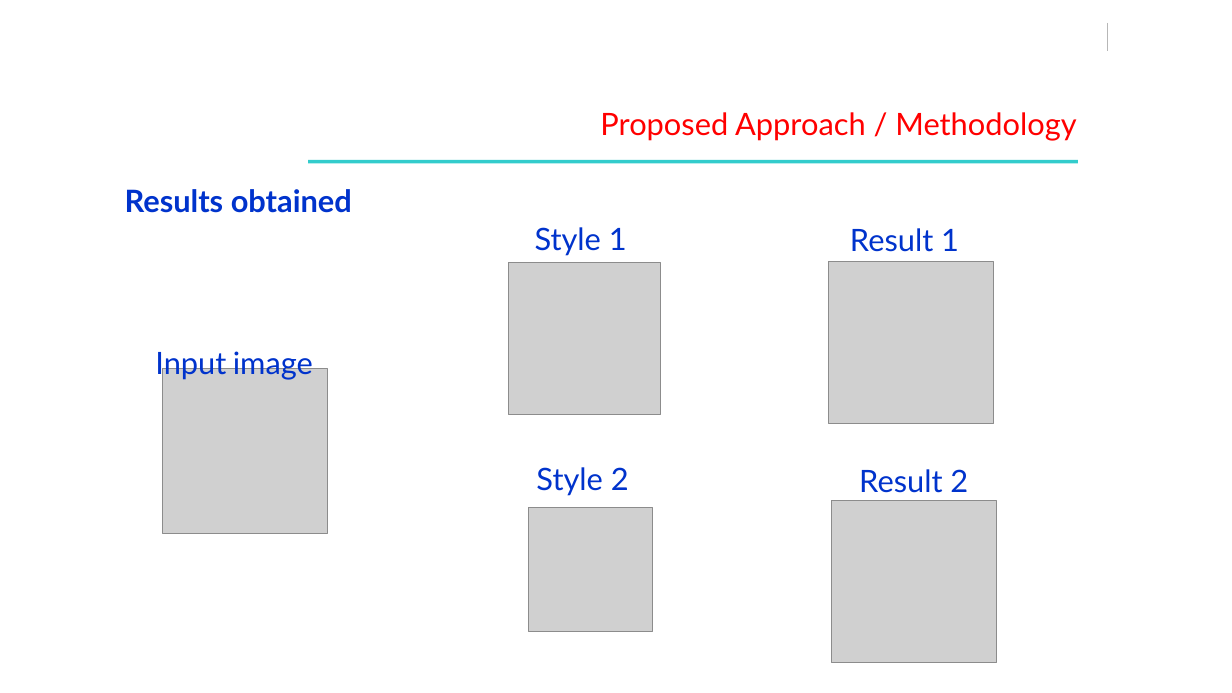
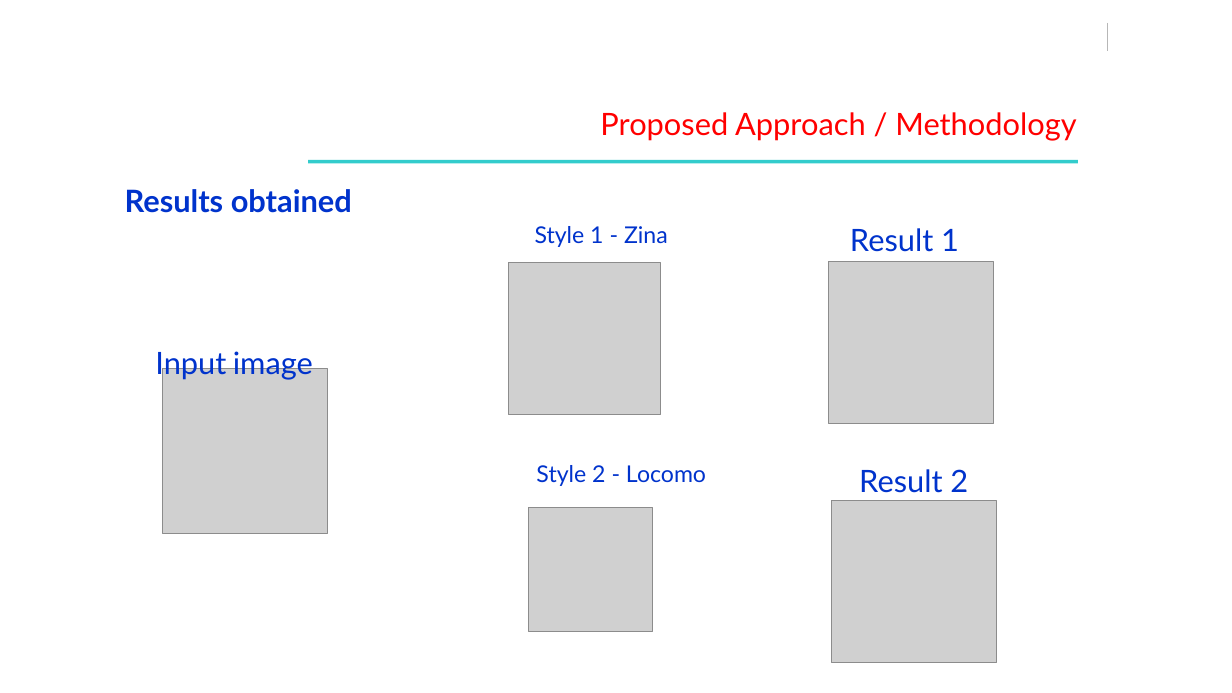
Before and after one commit to saahil-jain/Font_Style_Transfer, a slide deck: slide 10 of Documents/REVIEW - 2 - UE17CS490B – Capstone Project Phase – 2.pptx. Drawn at 1232x693 pixels with LibreOffice and Linux fonts; fonts in the diff are those of the drawing; grey boxes stand for pictures; background and template pictures are left out. Boxes give left, top, right and bottom in pixels: in the first picture for what was removed or moved away, otherwise in the second. Text is boxed around its words. In the diff, an @@ line names an element or a change of style, - is before the commit and + after.

```diff
--- a/Documents/REVIEW - 2 - UE17CS490B – Capstone Project Phase – 2.pptx
+++ b/Documents/REVIEW - 2 - UE17CS490B – Capstone Project Phase – 2.pptx
@@ text at (535, 226, 668, 247): text changed; size 24 to 18 pt @@
-Style 1
+Style 1 - Zina
@@ text at (536, 465, 706, 486): text changed; size 24 to 18 pt @@
-Style 2
+Style 2 - Locomo
```
Also in this commit, not shown: 6 other slides changed, 1 slide added, 1 slide removed.
